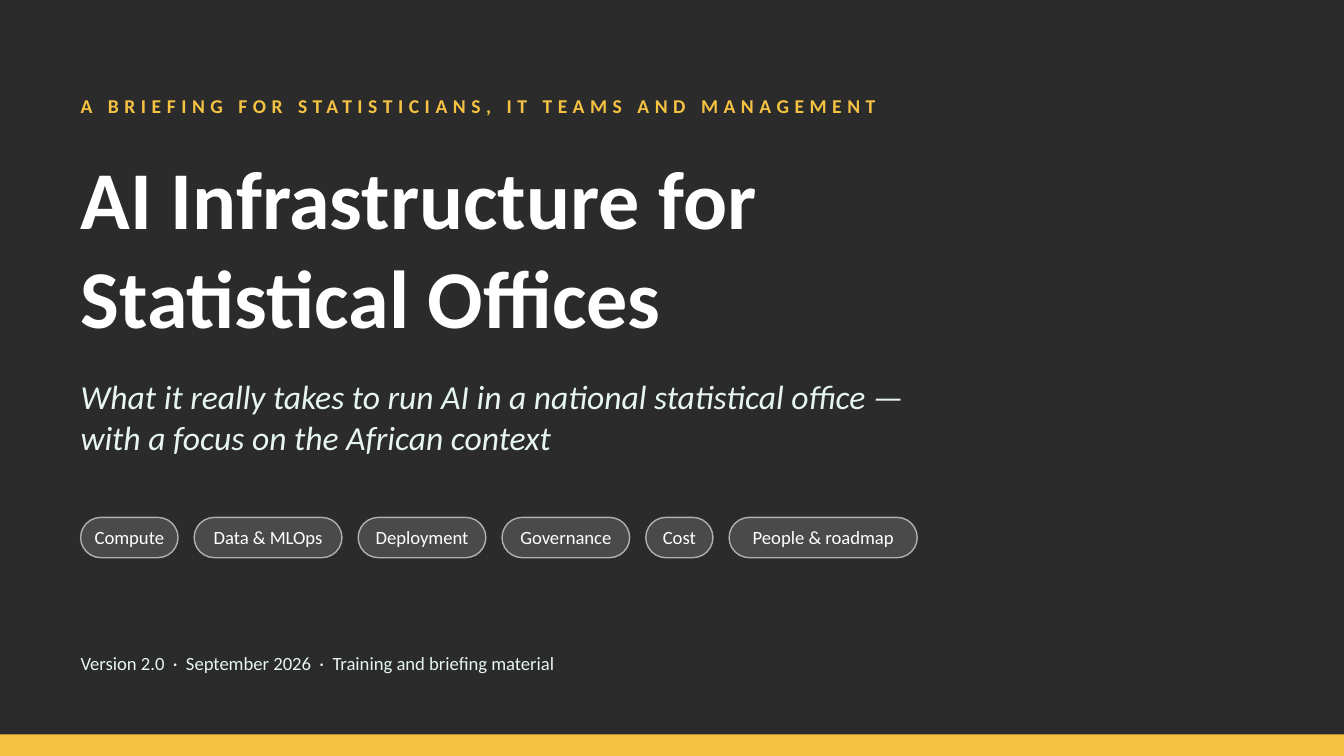
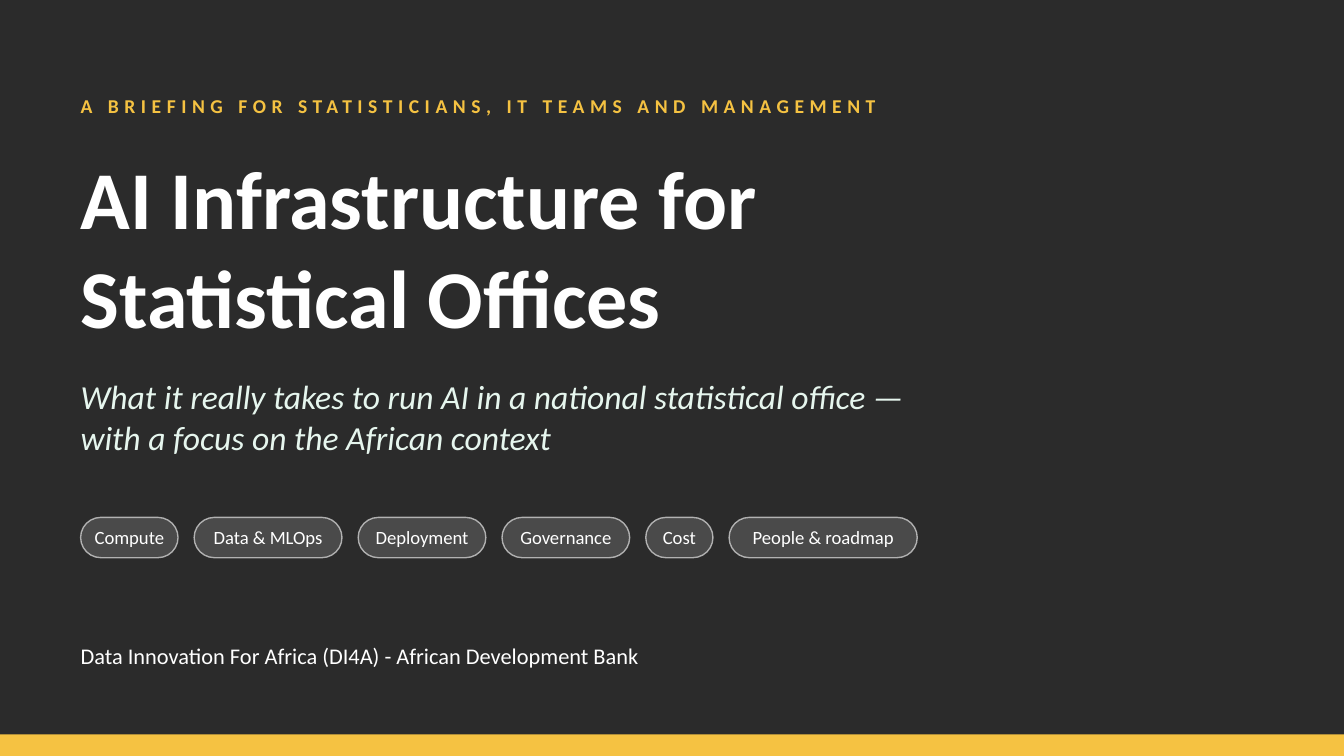
Before and after one commit to datainnov4africa-web/stg17-workshop, a slide deck: slide 1 of docs/downloads/Day1/1400_ai-infrastructure_EN.pptx. Drawn at 1344x756 pixels with LibreOffice and Linux fonts; fonts in the diff are those of the drawing; background and template pictures are left out; a plain dark background stands for a picture behind light text. Boxes give left, top, right and bottom in pixels: in the first picture for what was removed or moved away, otherwise in the second. Text is boxed around its words. In the diff, an @@ line names an element or a change of style, - is before the commit and + after.

```diff
--- a/docs/downloads/Day1/1400_ai-infrastructure_EN.pptx
+++ b/docs/downloads/Day1/1400_ai-infrastructure_EN.pptx
@@ text removed at <box>81,657,554,673</box> @@
-Version 2.0 · September 2026 · Training and briefing material
@@ text added at <box>81,648,638,668</box>, 12 pt, text #FFFFFF @@
+Data Innovation For Africa (DI4A) - African Development Bank
```
Also in this commit, not shown: 5 other slides changed, 28 other files.
